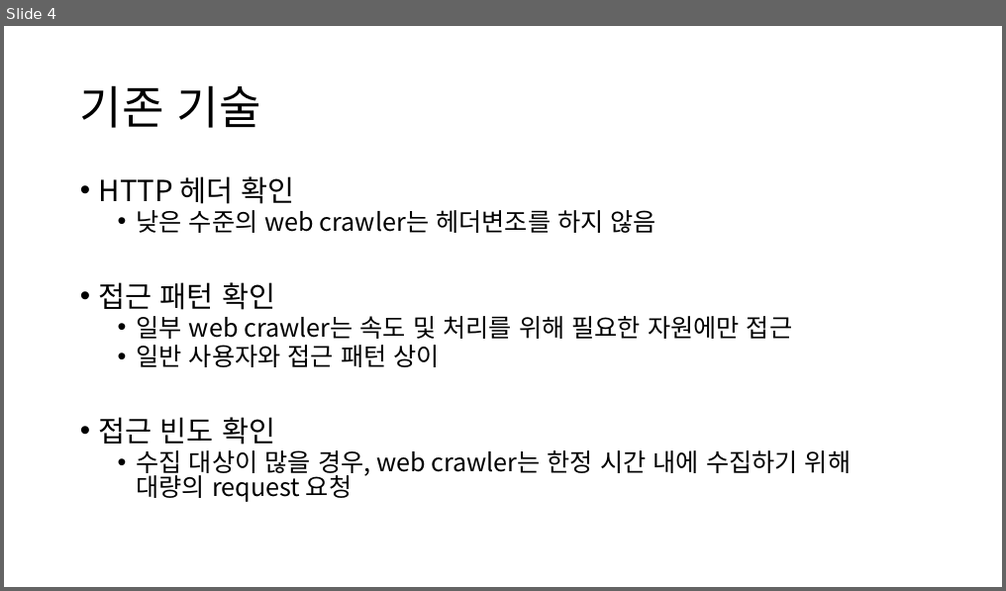
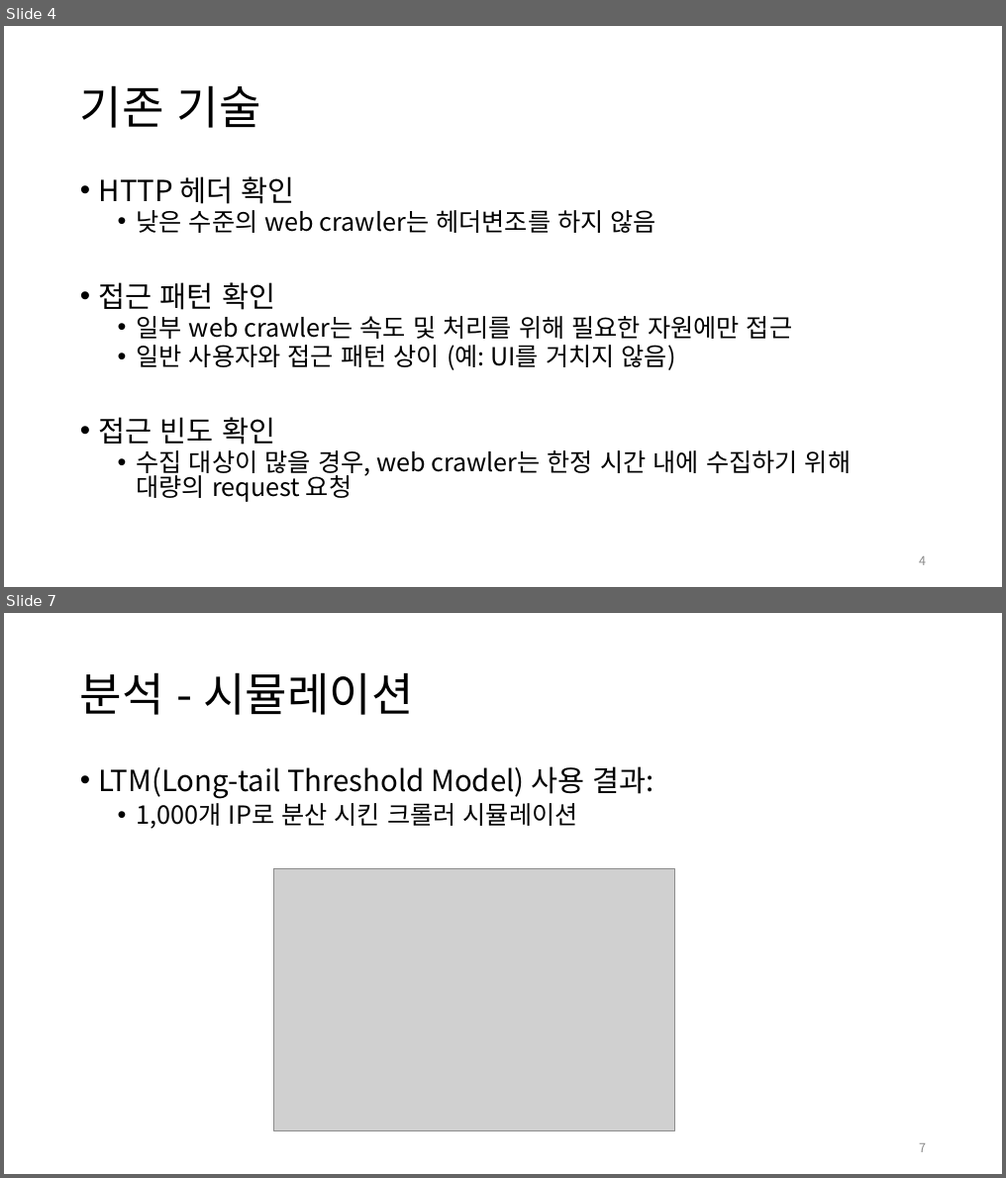
Before and after one commit to diemori/anti-crawler, a slide deck: 30_Presentation/AntiCrawlerLTM_노인우_20180611.pptx. Shown one above the other, each under a label of ours: slide 4 before the commit, slides 4 and 7 after it; the slides between them are not shown. The pictures are 1006x591 and 1006x1178 pixels, drawn with LibreOffice and Linux fonts; fonts in the diff are those of the drawing; grey boxes stand for pictures. Boxes give left, top, right and bottom in pixels: in the first picture for what was removed or moved away, otherwise in the second. Text is boxed around its words. In the diff, an @@ line names an element or a change of style, - is before the commit and + after.

```diff
--- a/30_Presentation/AntiCrawlerLTM_노인우_20180611.pptx
+++ b/30_Presentation/AntiCrawlerLTM_노인우_20180611.pptx
@@ slide 7 added at <box>4,613,1002,1174</box>, background #FFFFFF @@
@@ title added at <box>80,672,413,715</box>, 44 pt, text #000000 @@
+분석 - 시뮬레이션
@@ text added at <box>99,766,653,829</box>, 28 pt, text #000000 @@
+• LTM(Long-tail Threshold Model) 사용 결과:
+  • 1,000개 IP로 분산 시킨 크롤러 시뮬레이션
@@ picture added at <box>274,869,675,1131</box> @@
@@ page number added at <box>919,1144,926,1153</box>, 12 pt, text #8C8C8C @@
+7
@@ slide 4 changed as well @@
@@ text at <box>137,345,676,371</box>: text changed @@
-  • 일반 사용자와 접근 패턴 상이
+  • 일반 사용자와 접근 패턴 상이 (예: UI를 거치지 않음)
@@ page number added at <box>919,557,926,566</box>, 12 pt, text #8C8C8C @@
+4
```
Also in this commit, not shown: 5 other slides changed, 3 other slides added, 1 slide removed, 5 other files.
